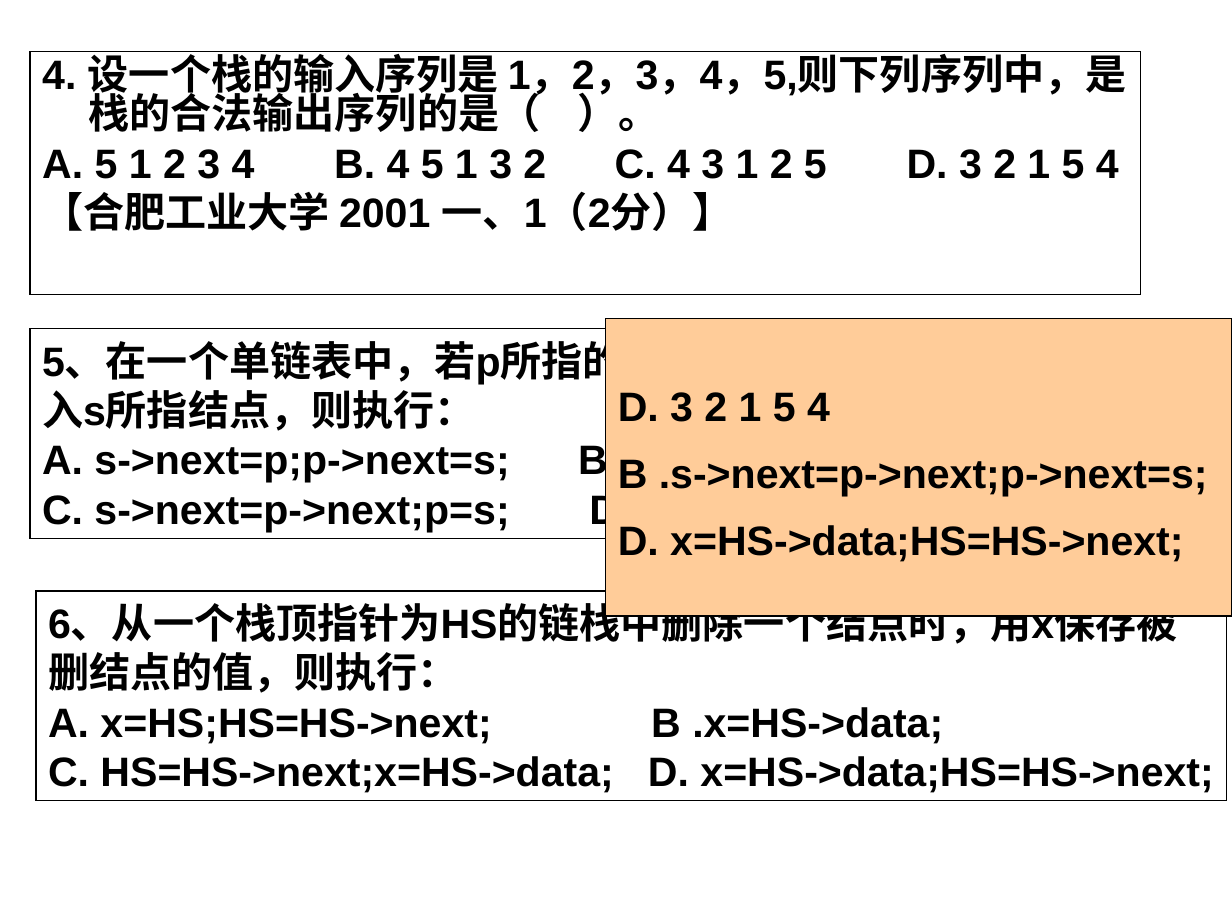
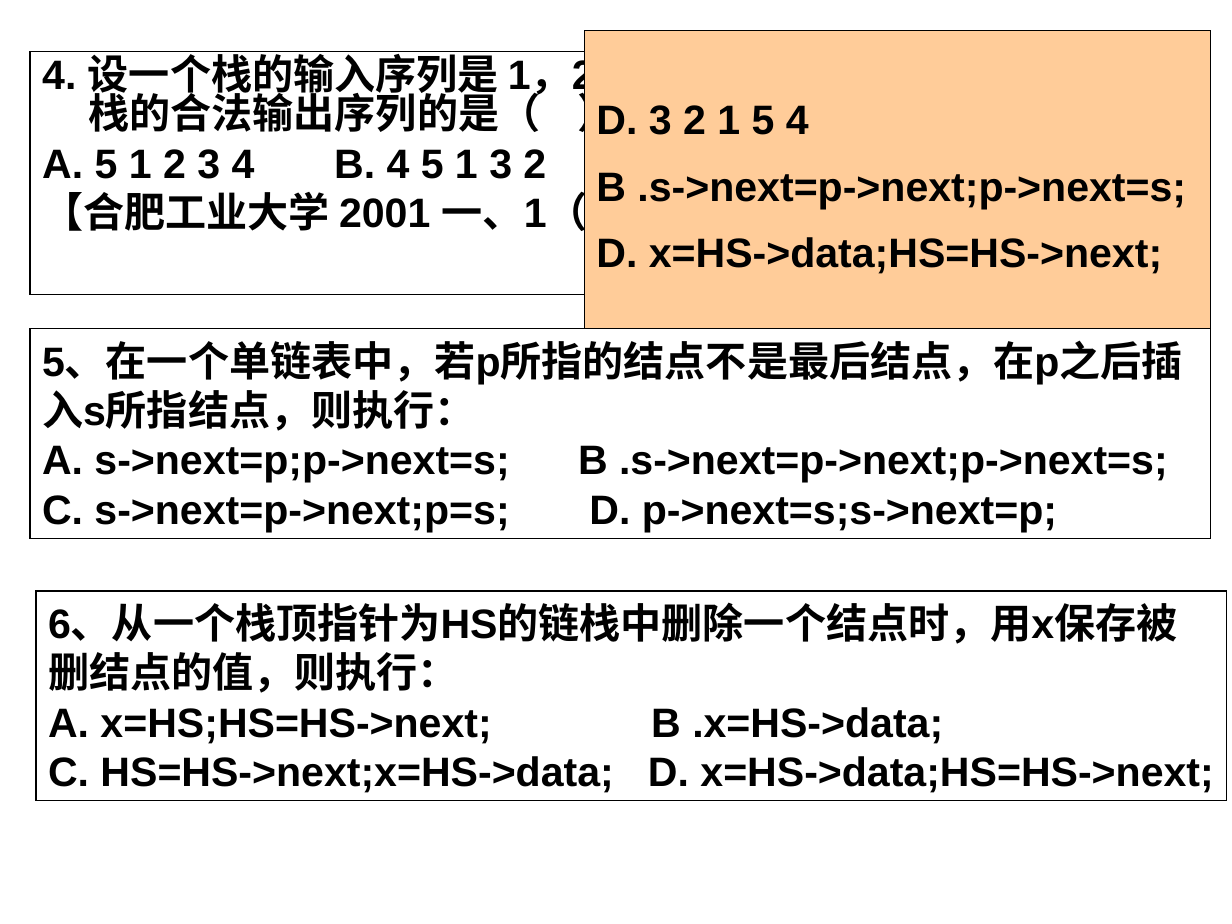
Before and after one commit to LukeLIN-web/curriculum_design, a slide deck: slide 3 of DataStructure/review ppt.ppt. Drawn at 1232x924 pixels with LibreOffice and Linux fonts; fonts in the diff are those of the drawing. Boxes give left, top, right and bottom in pixels: in the first picture for what was removed or moved away, otherwise in the second. Text is boxed around its words. In the diff, an @@ line names an element or a change of style, - is before the commit and + after.

```diff
--- a/DataStructure/review ppt.ppt
+++ b/DataStructure/review ppt.ppt
@@ rectangle "D. 3 2 1 5 ...": place and size @@
-rectangle "D. 3 2 1 5 ..." at (606,318,1232,616)
+rectangle "D. 3 2 1 5 ..." at (584,31,1210,329)
```
Also in this commit, not shown: 6 other slides changed.
